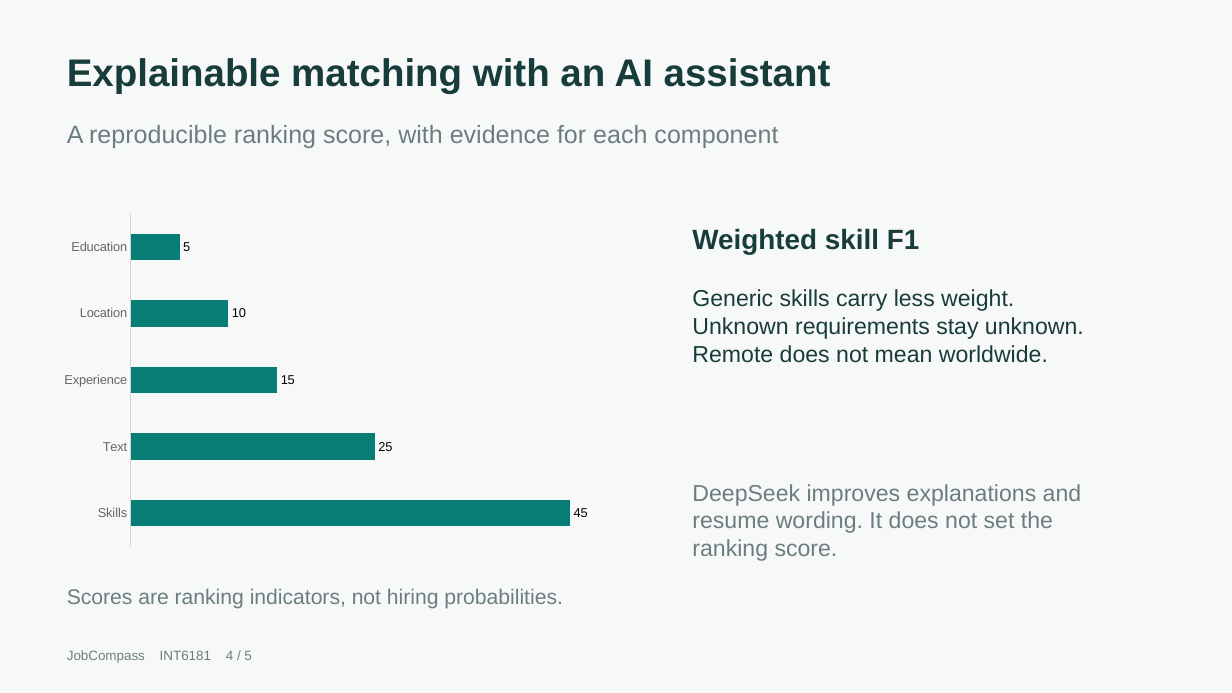
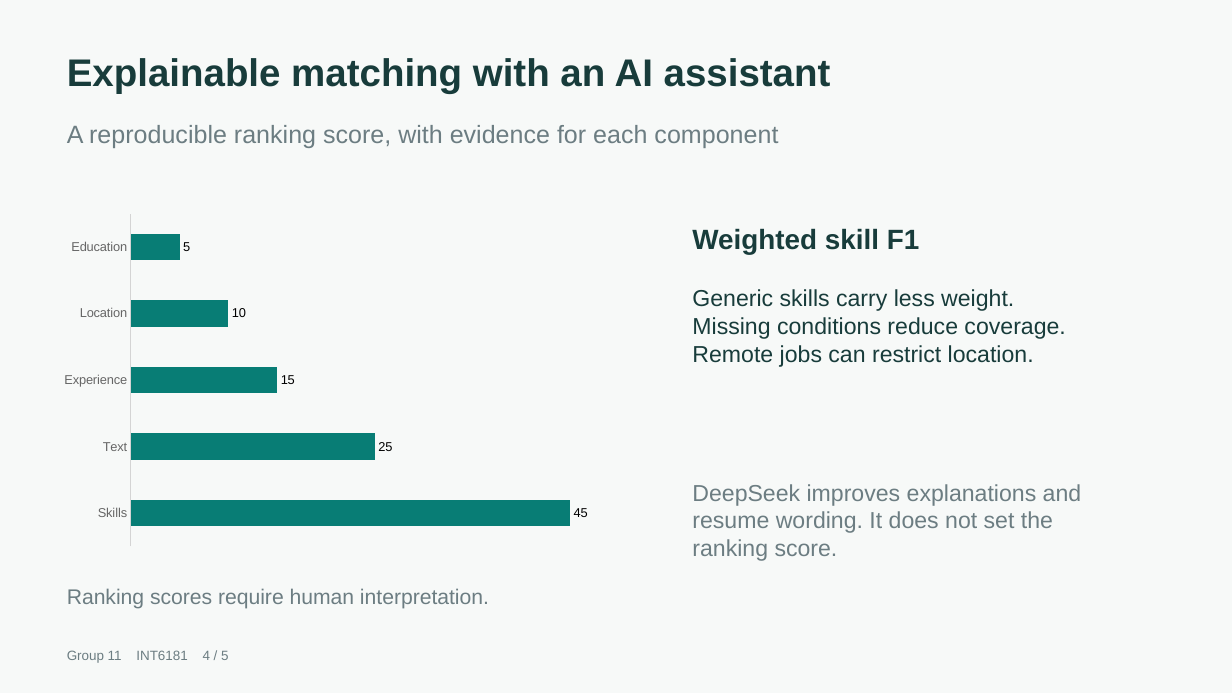
Before and after one commit to OpalliaHub/opalliahub, a slide deck: slide 4 of group11_presentation.pptx. Drawn at 1232x693 pixels with LibreOffice and Linux fonts; fonts in the diff are those of the drawing. Boxes give left, top, right and bottom in pixels: in the first picture for what was removed or moved away, otherwise in the second. Text is boxed around its words. In the diff, an @@ line names an element or a change of style, - is before the commit and + after.

Commit message:
Update Group 11 course materials and launch guidance

```diff
--- a/group11_presentation.pptx
+++ b/group11_presentation.pptx
@@ text at <box>692,317,1065,367</box>: text changed @@
-Unknown requirements stay unknown.
-Remote does not mean worldwide.
+Missing conditions reduce coverage.
+Remote jobs can restrict location.
@@ text at <box>67,588,489,609</box>: text changed @@
-Scores are ranking indicators, not hiring probabilities.
+Ranking scores require human interpretation.
@@ text at <box>67,650,228,663</box>: text changed @@
-JobCompass INT6181 4 / 5
+Group 11 INT6181 4 / 5
```
Also in this commit, not shown: 3 other slides changed, 1 slide added, 1 slide removed, 10 other files.
